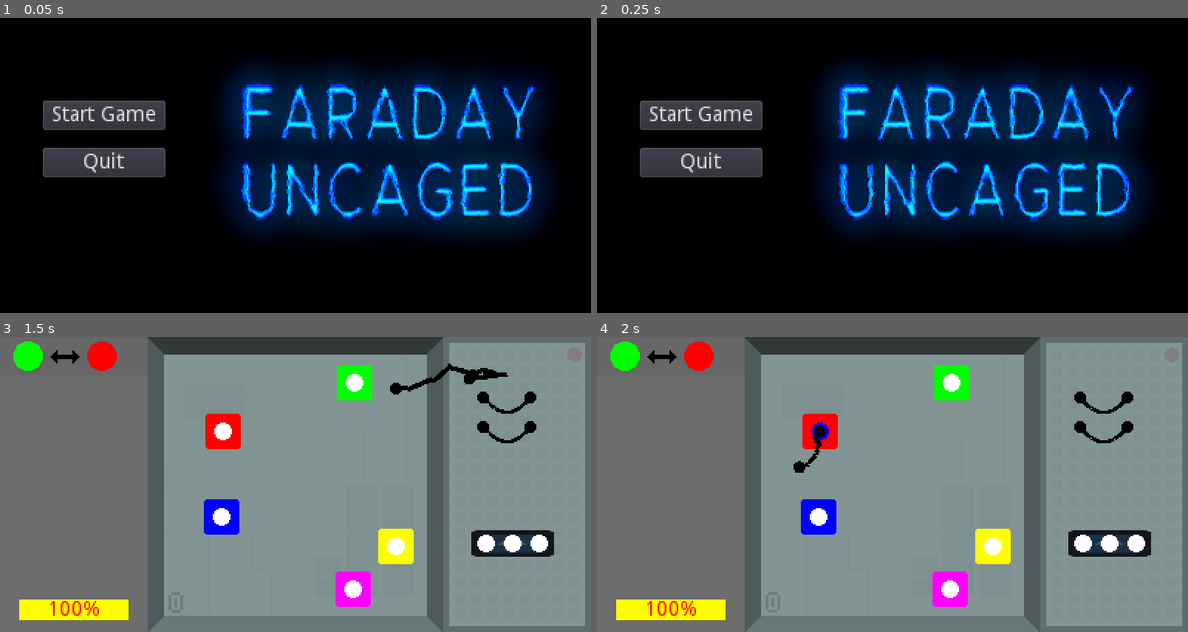
Above: before the commit, frames 1-4 (two rows, left to right).
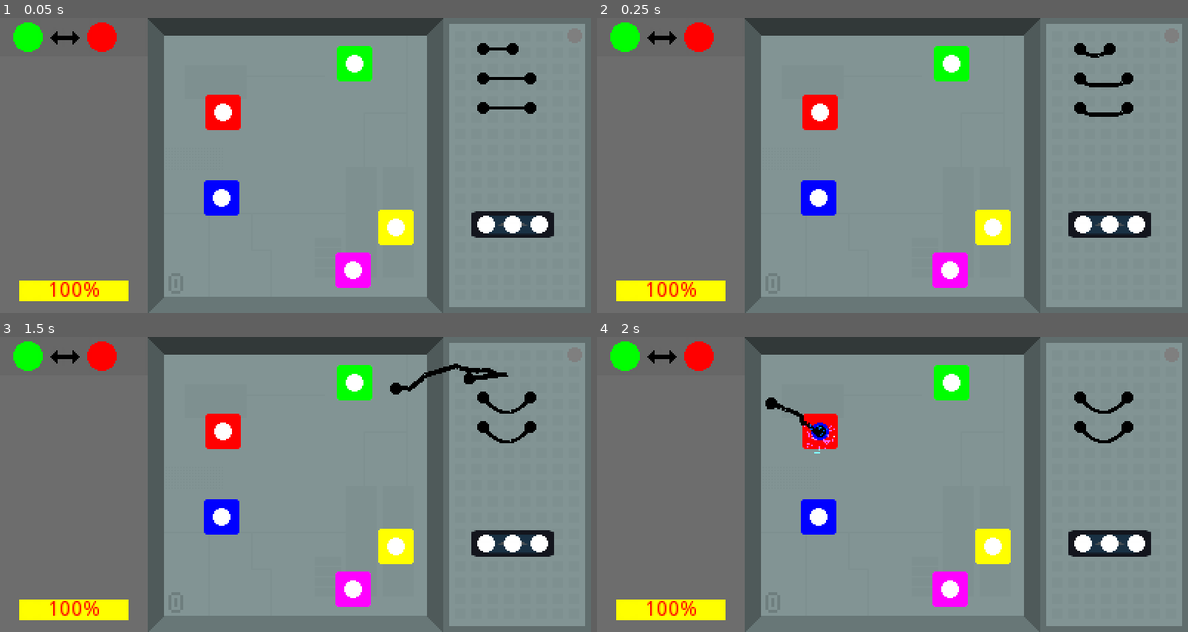
Above: after the commit, the same moments.

Repository: leogeier/faraday-uncaged
Game: Godot game, scene res://scenes/game/game.tscn
Two runs of this game, one before a commit and one after it. Both use one fixed random seed, a clock stepped at 60 frames per second and the inputs below. Before the commit the project starts from res://scenes/main/main.tscn. The engine's default icon, where the game draws it, is replaced by a stand-in: a white triangle on a blue panel in a dark square.
Inputs (mouse positions are in pixels of both pictures, inside the frame that each line leads up to):
- Up to frame 1 (0.05 s): no input
- Up to frame 2 (0.25 s): no input
- Up to frame 3 (1.5 s): click (106, 434) at 0.5 s, where only the run before the commit has a clickable "Start Game"; drag from (484, 366) to (224, 431) at 1.27 s
- Up to frame 4 (2 s): no input

The runs differ from the first frame. In frame 1, 99% of the frame differs, in the area x 0-100%, y 0-100%; in frame 2, 99%; in frame 3, 0.3%; in frame 4, 0.4%.

Commit message:
sparks on plugging in

Diff:
--- a/game/project.godot
+++ b/game/project.godot
@@ -57,7 +57,7 @@
 [application]
 
 config/name="ld51"
-run/main_scene="res://scenes/main/main.tscn"
+run/main_scene="res://scenes/game/game.tscn"
 config/icon="res://icon.png"
 
 [autoload]
--- a/game/scenes/effects/lightning_canvas.gd
+++ b/game/scenes/effects/lightning_canvas.gd
@@ -18,6 +18,11 @@
 	self.cables = cables
 	current_brighntess = 1.0
 
+func spawn_sparks(point):
+	var sparks = preload("res://scenes/effects/sparks.tscn").instance()
+	add_child(sparks)
+	sparks.position = point
+	sparks.spark()
 
 func _process(_delta):
 	if active:
--- /dev/null
+++ b/game/scenes/effects/sparks.gd
@@ -0,0 +1,6 @@
+extends Particles2D
+
+func spark():
+	emitting = true
+	yield(get_tree().create_timer(lifetime), "timeout")
+	queue_free()
--- /dev/null
+++ b/game/scenes/effects/sparks.tscn
@@ -0,0 +1,26 @@
+[gd_scene load_steps=3 format=2]
+
+[ext_resource path="res://scenes/effects/sparks.gd" type="Script" id=1]
+
+[sub_resource type="ParticlesMaterial" id=1]
+lifetime_randomness = 0.63
+flag_disable_z = true
+direction = Vector3( 0, -1, 0 )
+spread = 180.0
+gravity = Vector3( 0, 200, 0 )
+initial_velocity = 54.41
+initial_velocity_random = 0.78
+orbit_velocity = 0.0
+orbit_velocity_random = 0.0
+scale_random = 1.0
+
+[node name="Sparks" type="Particles2D"]
+position = Vector2( 136, 50 )
+emitting = false
+amount = 20
+lifetime = 0.75
+one_shot = true
+explosiveness = 0.95
+local_coords = false
+process_material = SubResource( 1 )
+script = ExtResource( 1 )
--- a/game/scenes/game/game.gd
+++ b/game/scenes/game/game.gd
@@ -12,6 +12,9 @@
 var difficulty_reduction = 0
 
 signal game_lost
+
+static func get_instance(node):
+	return node.get_tree().get_nodes_in_group("game")[0]
 
 func _ready():
 	Score.reset_score()
@@ -29,6 +32,9 @@
 #	$ColorRect.material.set_shader_param("lightning_buffer", vt)
 
 	create_new_rules()
+
+func spawn_sparks(point):
+	$Viewport/LightningCanvas.spawn_sparks(point)
 
 func get_adjusted_difficulty():
 	return max(1, difficulty - difficulty_reduction)
--- a/game/scenes/game/game.tscn
+++ b/game/scenes/game/game.tscn
@@ -196,7 +196,7 @@
 shader = SubResource( 5 )
 shader_param/lightning_buffer = SubResource( 6 )
 
-[node name="Game" type="Node2D"]
+[node name="Game" type="Node2D" groups=["game"]]
 script = ExtResource( 1 )
 
 [node name="RuleDisplay" parent="." instance=ExtResource( 2 )]
@@ -211,7 +211,7 @@
 [node name="SurgeTimer" type="Timer" parent="."]
 wait_time = 10.0
 
-[node name="FuseBox" parent="." instance=ExtResource( 5 )]
+[node name="FuseBox" parent="." groups=["game"] instance=ExtResource( 5 )]
 position = Vector2( 100, 0 )
 
 [node name="ToolBox" parent="." instance=ExtResource( 6 )]
--- a/game/scenes/port/port.gd
+++ b/game/scenes/port/port.gd
@@ -18,6 +18,7 @@
 	$RemoteTransform2D.remote_path = plug.get_path()
 	current_plug = plug
 	$PlugInsert.play()
+	Game.get_instance(self).spawn_sparks(global_position)
 
 func remove_plug(_plug):
 	modulate = Color.green
